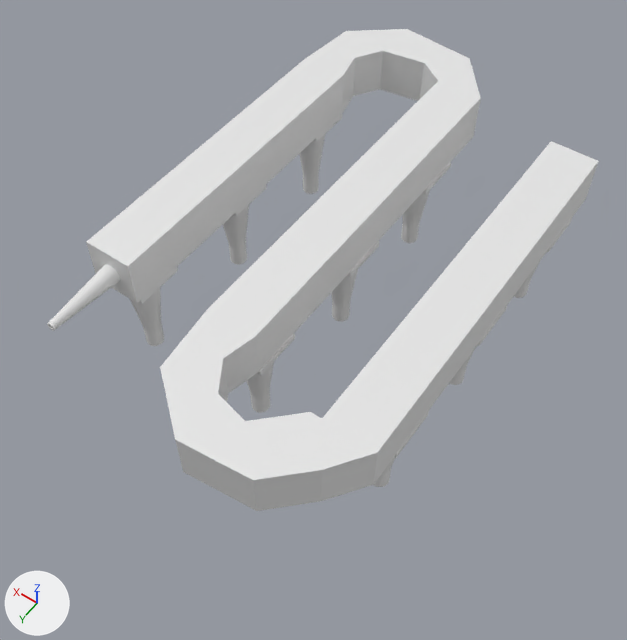
The Blender file capellar.blend as it was, and as the next commit left it.
Rendered twice from a 50 mm lens placed at (-68.0, 247.0, 280.0), pointed at (54.0, 77.0, 12.0). Lighting does not change. The marker at lower left points along +X, +Y and +Z.
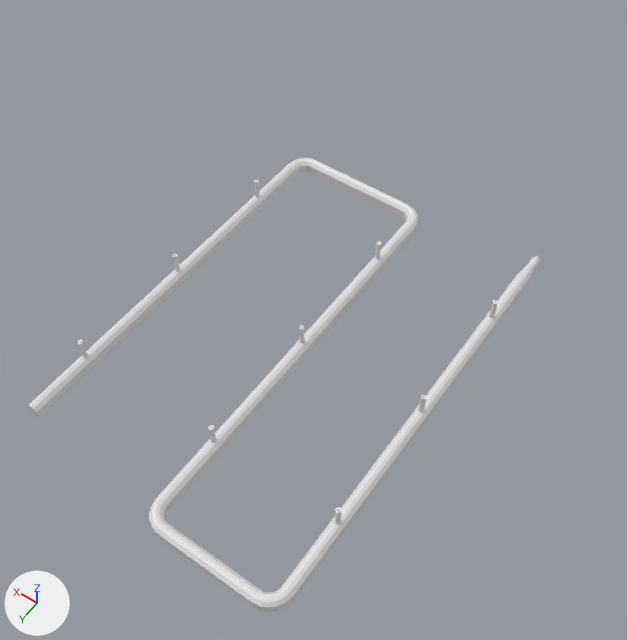
Commit message: Changes to be committed: 	modified:   .gitignore 	modified:   capellar.blend 	new file:   capellar.stl 	new file:   gears_generated_test.blend 	new file:   pulley24-1-1.stl 	new file:   pulley24-2-1.stl

Location of each change, (x1, y1, x2, y2) in pixels of the pictures (627 x 640 px):
'Plane.001', deleted: before (47, 29, 599, 511)
'Plane.002', added: after (27, 158, 540, 612)
'Circle.001', reshaped, moved (7% shorter): before (130, 114, 572, 487); after (78, 179, 498, 525)
part 1 of me_circle_003, cut back: before (331, 163, 572, 385); after (299, 241, 498, 413)
part 2 of me_circle_003, cut back: before (247, 334, 429, 487); after (208, 425, 341, 525)
part 3 of me_circle_003, cut back: before (223, 114, 342, 264); after (173, 179, 260, 272)
part 4 of me_circle_003, cut back: before (130, 267, 178, 346); after (78, 340, 88, 358)

Patch to the scene script:
```diff
--- a/capellar.blend.py
+++ b/capellar.blend.py
@@ me_circle_003 @@
 # used by ob_circle_001; location = (0.0, 0.0, 2.4)
-me_circle_003.from_pydata(...)  # 11520 vertices, 11520 faces; spans x -10.0..120.0, y -10.0..120.0, z -10.0..32.4
+me_circle_003.from_pydata(...)  # 1152 vertices, 1152 faces; spans x -1.0..121.0, y -1.0..111.0, z 2.5..12.5
+# me_circle_003 part 1: 5120 vertices removed from x -10.0..65.0, y -10.0..65.0, z -10.0..32.4; 512 vertices added at x -1.0..56.0, y -1.0..56.0, z 2.5..12.5
+# me_circle_003 part 2: 2560 vertices removed from x -10.0..65.0, y 100.0..120.0, z -10.0..32.4; 256 vertices added at x -1.0..56.0, y 109.0..111.0, z 2.5..12.5
+# me_circle_003 part 3: 2560 vertices removed from x 100.0..120.0, y -10.0..65.0, z -10.0..32.4; 256 vertices added at x 119.0..121.0, y -1.0..56.0, z 2.5..12.5
+# me_circle_003 part 4: 1280 vertices removed from x 100.0..120.0, y 100.0..120.0, z -10.0..32.4; 128 vertices added at x 119.0..121.0, y 109.0..111.0, z 2.5..12.5
@@ me_plane_003 @@
+me_plane_003.from_pydata(...)  # 1180 vertices, 863 faces; spans x -2.0..123.0, y -3.0..4.0, z -176.0..15.0
@@ ob_circle_001 @@
 ob_circle_001 = bpy.data.objects.new('Circle.001', me_circle_003)
-ob_circle_001.location = (0.0, 0.0, 2.4)
+ob_circle_001.location = (0.0, 27.5, 0.0)
@@ ob_plane_001 @@
-ob_plane_001 = bpy.data.objects.new('Plane.001', me_plane_001)
-ob_plane_001.location = (110.0, 120.0, 45.0)
-ob_plane_001.rotation_euler = (1.571, 0.0, 0.0)  # degrees (90, 0, 0)
@@ ob_plane_002 @@
+ob_plane_002 = bpy.data.objects.new('Plane.002', me_plane_003)
+ob_plane_002.location = (0.0, 0.0, 0.0)
+ob_plane_002.rotation_euler = (1.571, 0.0, 0.0)  # degrees (90, 0, 0)
```
